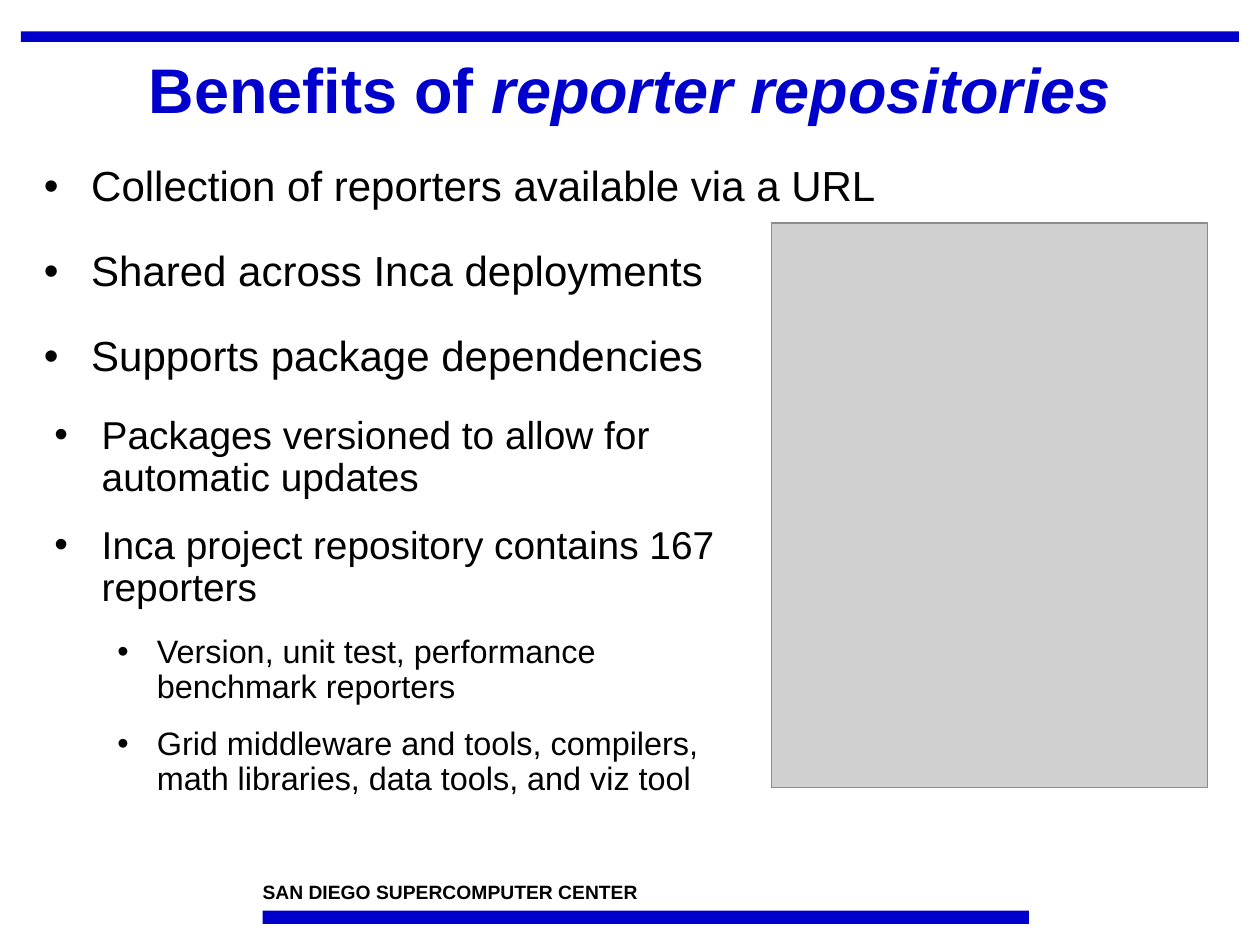
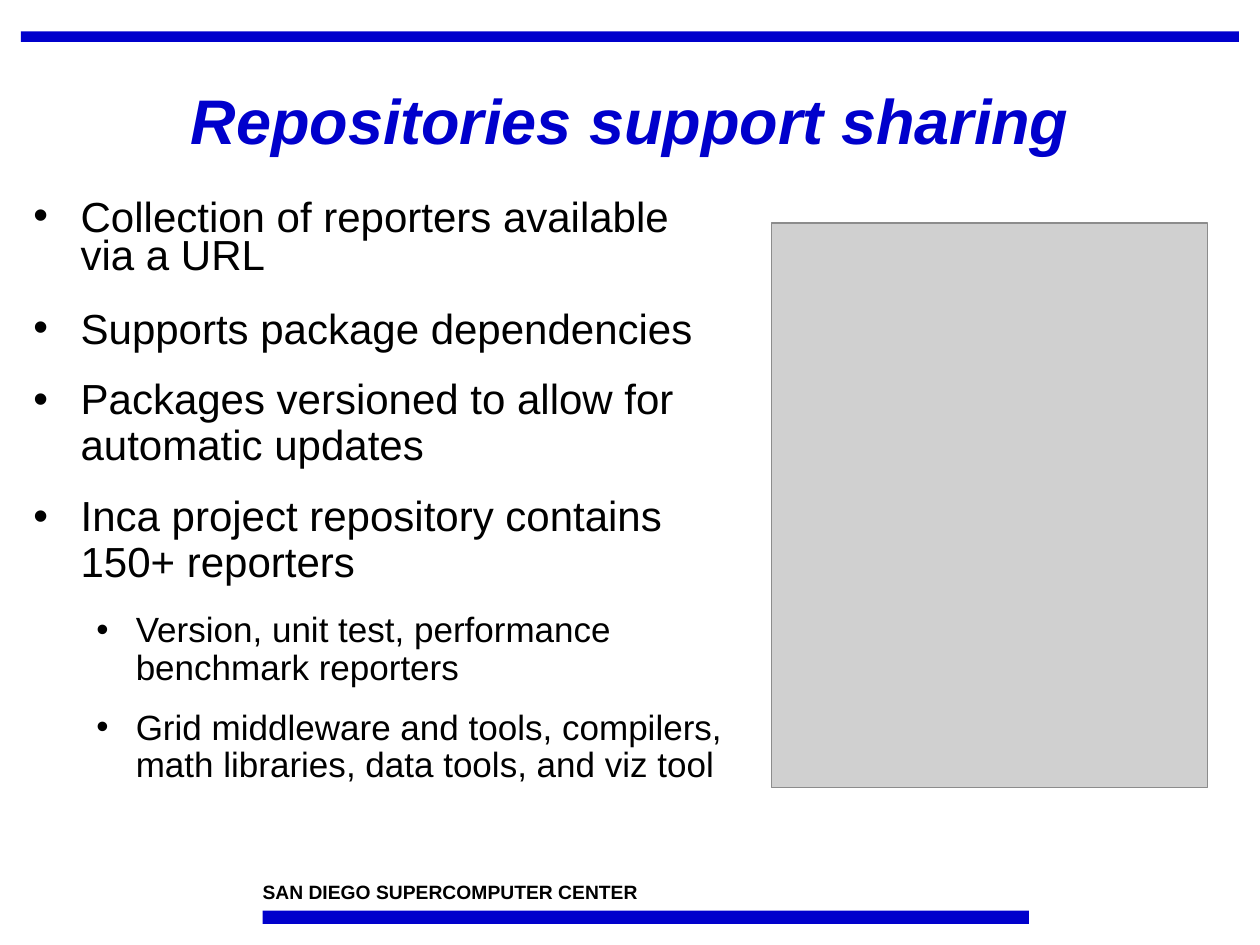
Before and after one commit to IncaProject/inca-xsede, a slide deck: slide 6 of talks/osgc08/inca-osgc08.ppt. Drawn at 1260x945 pixels with LibreOffice and Linux fonts; fonts in the diff are those of the drawing; grey boxes stand for pictures; background and template pictures are left out. Boxes give left, top, right and bottom in pixels: in the first picture for what was removed or moved away, otherwise in the second. Text is boxed around its words. In the diff, an @@ line names an element or a change of style, - is before the commit and + after.

```diff
--- a/talks/osgc08/inca-osgc08.ppt
+++ b/talks/osgc08/inca-osgc08.ppt
@@ title at (191,98,1068,156): text changed @@
-Benefits of reporter repositories
+Repositories support sharing
@@ text removed at (91,170,875,379) @@
-• Collection of reporters available via a URL
-• Shared across Inca deployments
-• Supports package dependencies
@@ text "Collection of reporters available via ...": place and size @@
-text "Collection of reporters available via ..." at (102,421,714,794)
+text "Collection of reporters available via ..." at (81,201,722,782)
@@ text at (81,201,693,353): paragraphs added @@
+• Collection of reporters available via a URL
+• Supports package dependencies
@@ text at (81,383,722,782): size 22.2 to 24 pt in "Packages versioned to allow for automatic updates"; size 18.5 to 20 pt in "Version, unit test, performance benchmark reporters", "Grid middleware and tools, compilers, math libraries, ..." @@
@@ text at (81,500,661,585): text changed; size 22.2 to 24 pt @@
-• Inca project repository contains 167 reporters
+• Inca project repository contains 150+ reporters
```
Also in this commit, not shown: 8 other slides changed, 3 slides removed, 1 other file.
